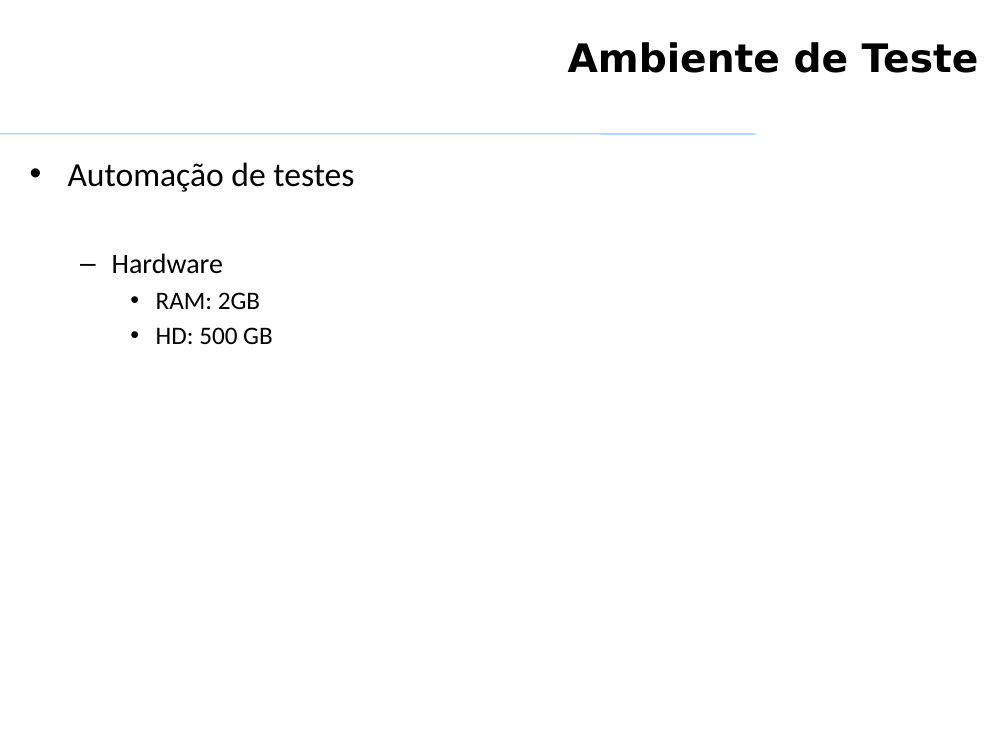
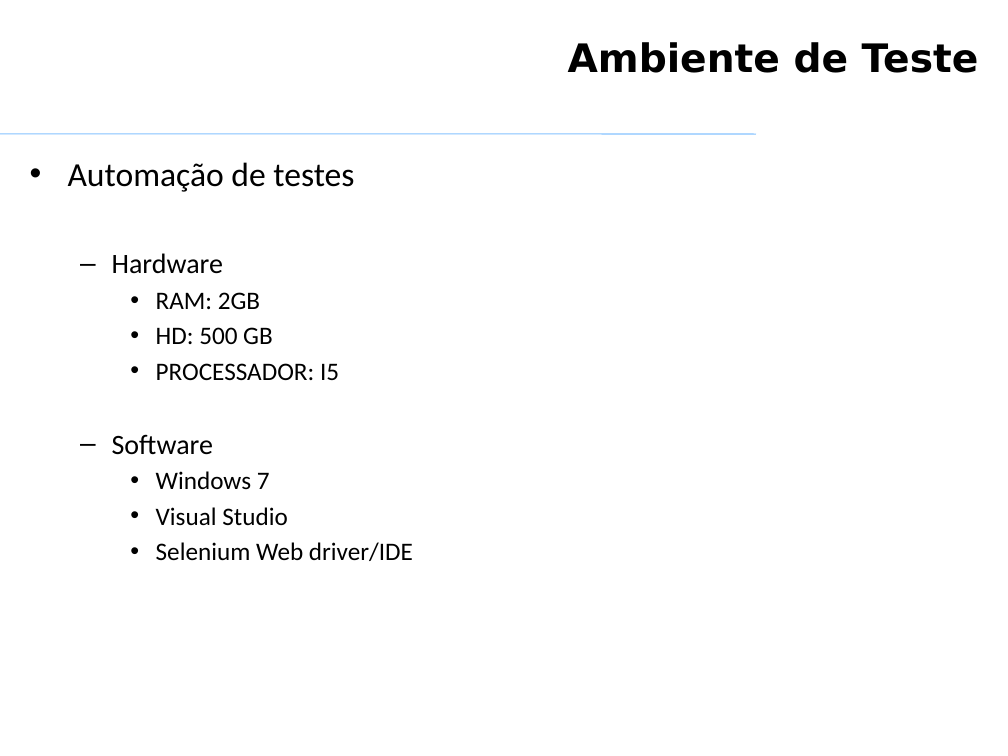
Before and after one commit to VagnerAlcantara/TCC, a slide deck: slide 15 of Qualidade de Produto de SW/Qualidade de produto de SW - TRABALHO.pptx. Drawn at 1008x756 pixels with LibreOffice and Linux fonts; fonts in the diff are those of the drawing; background and template pictures are left out. Boxes give left, top, right and bottom in pixels: in the first picture for what was removed or moved away, otherwise in the second. Text is boxed around its words. In the diff, an @@ line names an element or a change of style, - is before the commit and + after.

Commit message:
kpi
kpi

```diff
--- a/Qualidade de Produto de SW/Qualidade de produto de SW - TRABALHO.pptx
+++ b/Qualidade de Produto de SW/Qualidade de produto de SW - TRABALHO.pptx
@@ text at [112,363,413,561]: paragraphs added @@
+    • PROCESSADOR: I5
+  – Software
+    • Windows 7
+    • Visual Studio
+    • Selenium Web driver/IDE
```
Also in this commit, not shown: 8 other slides changed, 1 slide added, 1 slide removed.
